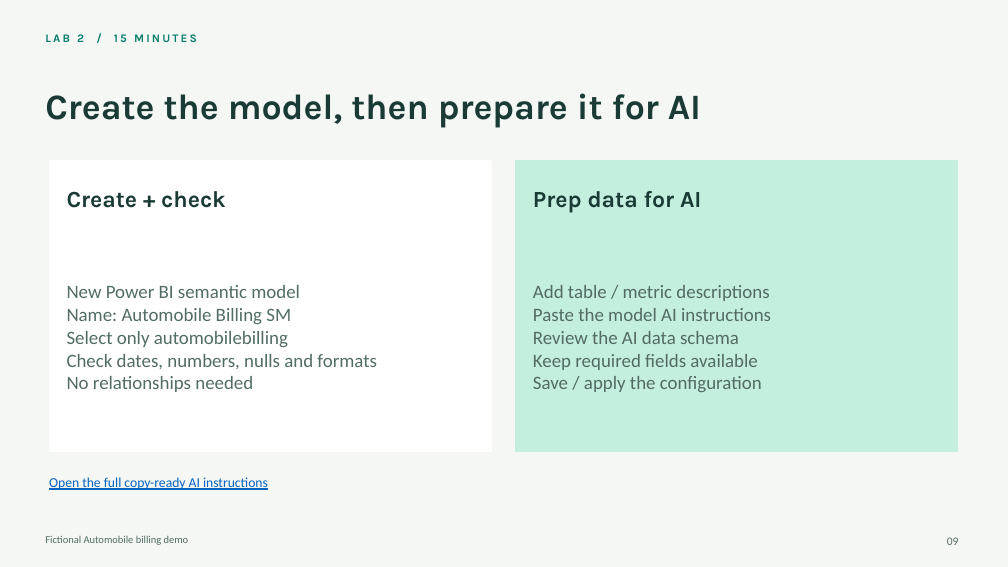
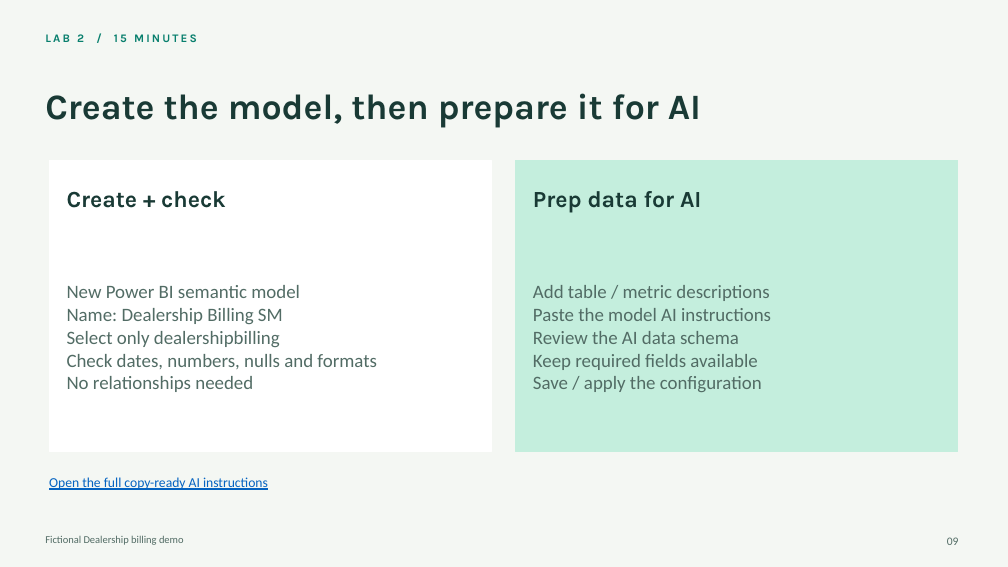
Before and after one commit to krepko7/FabricDataAgents1, a slide deck: slide 9 of workshop-express/Workshop-Express.pptx. Drawn at 1008x567 pixels with LibreOffice and Linux fonts; fonts in the diff are those of the drawing. Boxes give left, top, right and bottom in pixels: in the first picture for what was removed or moved away, otherwise in the second. Text is boxed around its words. In the diff, an @@ line names an element or a change of style, - is before the commit and + after.

```diff
--- a/workshop-express/Workshop-Express.pptx
+++ b/workshop-express/Workshop-Express.pptx
@@ text at <box>67,308,283,347</box>: text changed @@
-Name: Automobile Billing SM
-Select only automobilebilling
+Name: Dealership Billing SM
+Select only dealershipbilling
@@ text at <box>45,535,184,545</box>: text changed @@
-Fictional Automobile billing demo
+Fictional Dealership billing demo
```
Also in this commit, not shown: 19 other slides changed, 11 other files.
